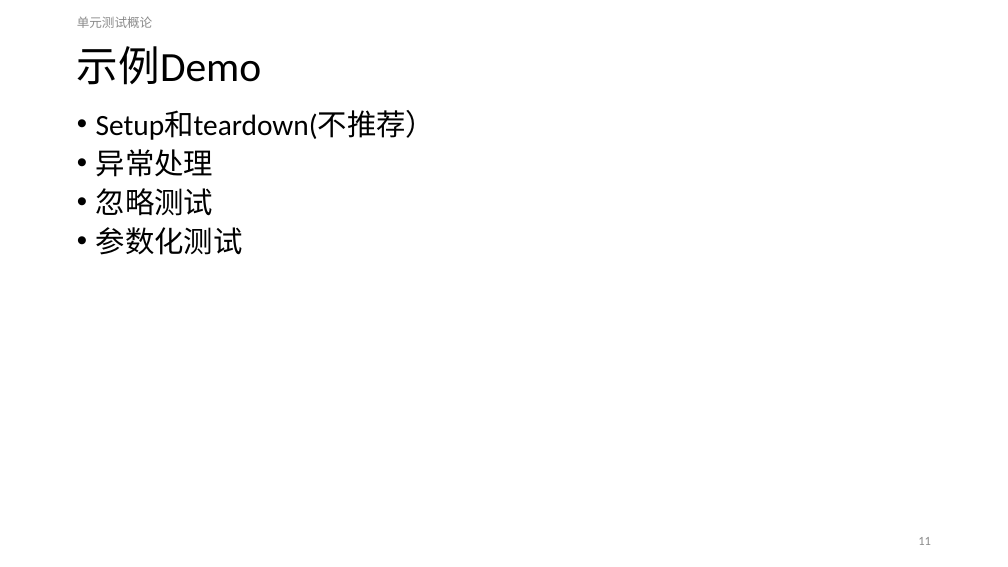
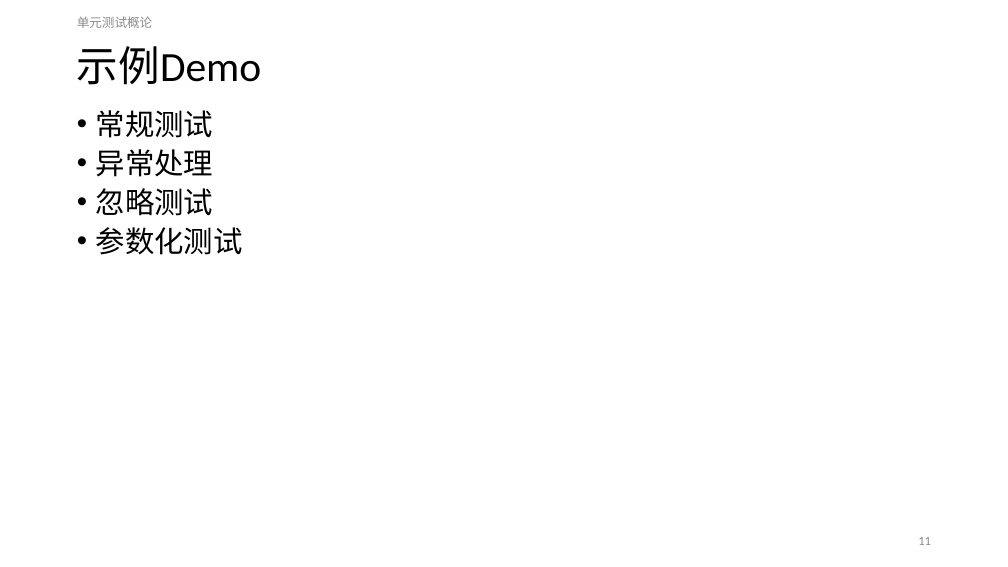
Before and after one commit to ReganHe/SharpUnitTest, a slide deck: slide 11 of MyUnitTest/Document/单元测试.pptx. Drawn at 1008x567 pixels with LibreOffice and Linux fonts; fonts in the diff are those of the drawing. Boxes give left, top, right and bottom in pixels: in the first picture for what was removed or moved away, otherwise in the second. Text is boxed around its words. In the diff, an @@ line names an element or a change of style, - is before the commit and + after.

```diff
--- a/MyUnitTest/Document/单元测试.pptx
+++ b/MyUnitTest/Document/单元测试.pptx
@@ text at <box>96,110,213,138</box>: text changed @@
-• Setup和teardown(不推荐）
+• 常规测试
```
Also in this commit, not shown: 3 other slides changed.
